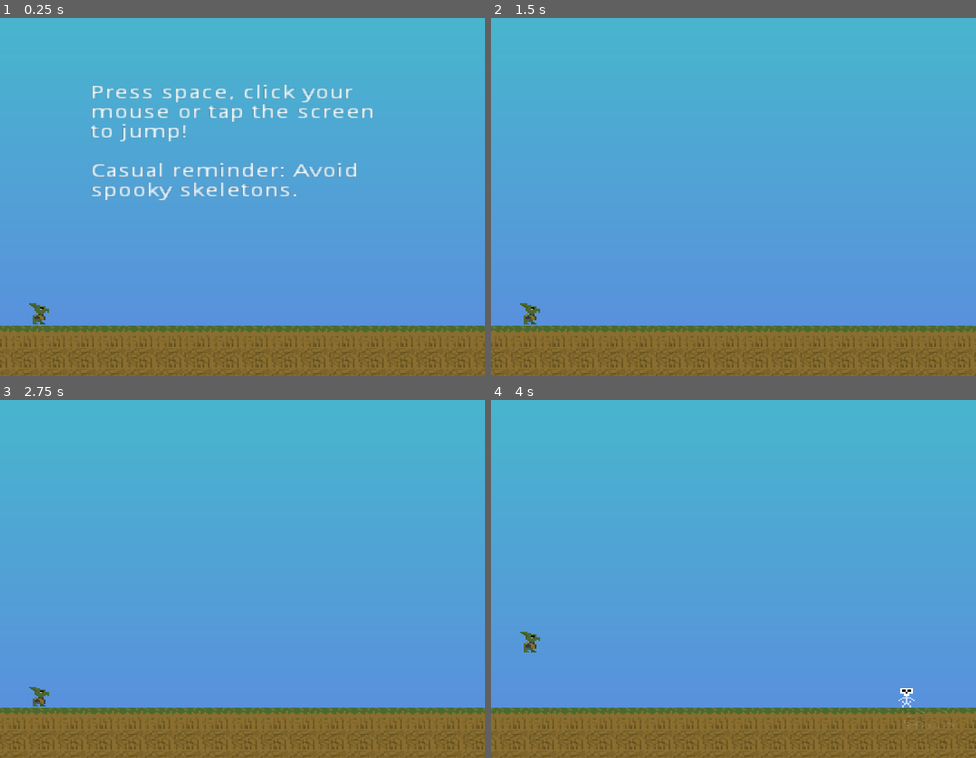
Above: before the commit, frames 1-4 (two rows, left to right).
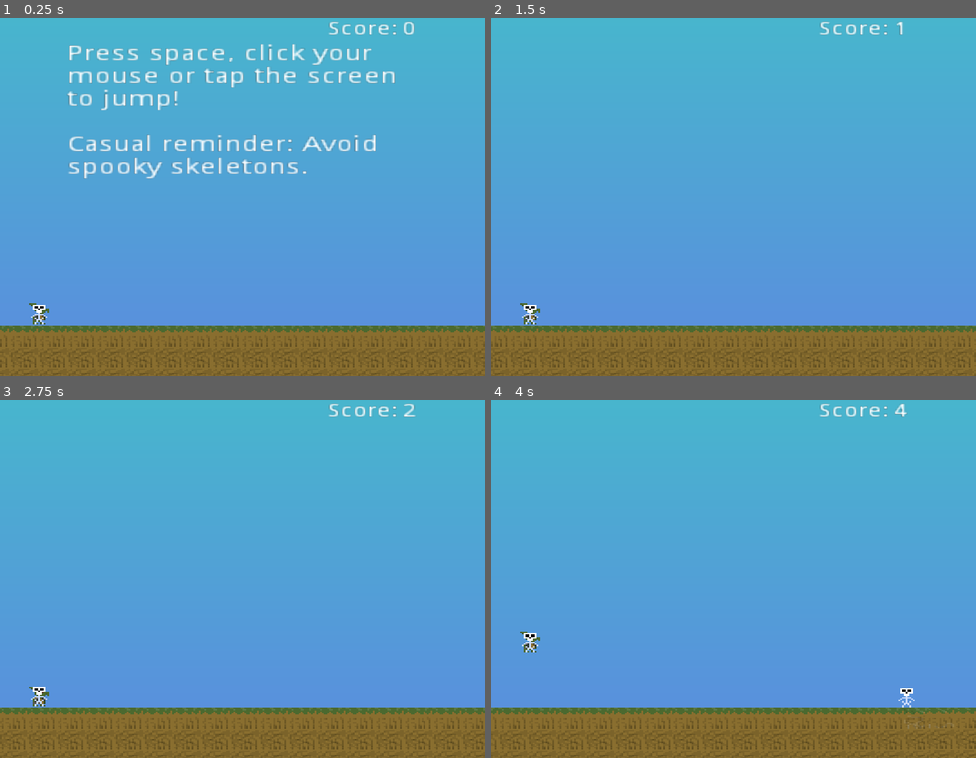
Above: after the commit, the same moments.

Repository: charlestietjen/goblin-runner
Game: Godot game, scene res://Game.tscn
Two runs of this game, one before a commit and one after it. Both use one fixed random seed, a clock stepped at 60 frames per second and the inputs below.
Inputs:
- Up to frame 1 (0.25 s): no input
- Up to frame 2 (1.5 s): tap Space (jump) at 0.5, 0.6, 0.77, 1.07, 1.35 s
- Up to frame 3 (2.75 s): tap Space (jump) at 1.52, 1.82, 2.1 s
- Up to frame 4 (4 s): tap Space (jump) at 2.85, 3.02, 3.32, 3.6, 3.77 s

The runs differ from the first frame. In frame 1, 7.8% of the frame differs, in the area x 6-86%, y 1-86%; in frame 2, 0.3%; in frame 3, 0.3%; in frame 4, 0.3%.

Commit message:
implemented score, added elevated obstacles

Diff:
--- a/Game.tscn
+++ b/Game.tscn
@@ -1,8 +1,10 @@
-[gd_scene load_steps=10 format=2]
+[gd_scene load_steps=12 format=2]
 
 [ext_resource path="res://goblin.tscn" type="PackedScene" id=1]
 [ext_resource path="res://platformScene.tscn" type="PackedScene" id=2]
 [ext_resource path="res://GameController.gd" type="Script" id=3]
+[ext_resource path="res://music/bgm_no_loop.ogg" type="AudioStream" id=4]
+[ext_resource path="res://sfx/hit.wav" type="AudioStream" id=6]
 
 [sub_resource type="RectangleShape2D" id=4]
 extents = Vector2( 10, 114.5 )
@@ -63,10 +65,11 @@
 
 [node name="gameOverLabel" type="RichTextLabel" parent="."]
 visible = false
-margin_left = 60.0
-margin_top = -96.0
-margin_right = 167.0
-margin_bottom = -45.0
+margin_left = 44.0
+margin_top = -117.0
+margin_right = 151.0
+margin_bottom = -66.0
+rect_scale = Vector2( 1.381, 1.331 )
 custom_colors/default_color = Color( 1, 0, 0, 1 )
 text = "Game Over :(
 
@@ -86,13 +89,35 @@
 action = "jump"
 
 [node name="startInstructions" type="RichTextLabel" parent="."]
-margin_left = 28.0
-margin_top = -166.0
-margin_right = 203.0
-margin_bottom = -60.0
+margin_left = 15.0
+margin_top = -197.0
+margin_right = 190.0
+margin_bottom = -91.0
+rect_scale = Vector2( 1.162, 1.16 )
 text = "Press space, click your mouse or tap the screen to jump!
 
 Casual reminder: Avoid spooky skeletons."
+
+[node name="bgmPlayer" type="AudioStreamPlayer" parent="."]
+stream = ExtResource( 4 )
+volume_db = -10.487
+
+[node name="hit" type="AudioStreamPlayer2D" parent="."]
+stream = ExtResource( 6 )
+
+[node name="scoreLabel" type="Label" parent="."]
+margin_left = 159.0
+margin_top = -215.0
+margin_right = 202.0
+margin_bottom = -201.0
+text = "Score: "
+
+[node name="scoreCount" type="Label" parent="."]
+margin_left = 200.0
+margin_top = -215.0
+margin_right = 240.0
+margin_bottom = -201.0
+text = "0"
 
 [connection signal="area_entered" from="platformEnd" to="." method="_on_platformEnd_area_entered"]
 [connection signal="area_exited" from="platformStart" to="." method="_on_platformStart_area_exited"]
--- a/GameController.gd
+++ b/GameController.gd
@@ -2,14 +2,17 @@
 
 onready var platform_scene = preload("res://platformScene.tscn")
 onready var skeleton_scene = preload("res://skeleton.tscn")
+onready var looped_bgm = preload("res://music/bgm_no_loop.ogg")
 export var gameSpeed = 0
 var difficultyLevel = 1.0
+var spawnAdjust = 0.0
 var gameActive = false
 var gameOver = false
 var start = 30
 var end = -90
 onready var random = RandomNumberGenerator.new()
 var rSeed = 213
+var score = 0
 #var platform = platform_scene.instance()
 
 # Called when the node enters the scene tree for the first time.
@@ -25,6 +28,10 @@
 func spawnSkeleton():
 	var skeleton = skeleton_scene.instance()
 	$obstacleEntry.call_deferred("add_child", skeleton)
+	var variationRoll = random.randi_range(0, 5)
+	if variationRoll > 3:
+		skeleton.get_node('Sprite').set('frame', 1)
+		skeleton.position.y -= 30
 
 
 # Called every frame. 'delta' is the elapsed time since the previous frame.
@@ -39,6 +46,7 @@
 		gameActive = true
 		$spawnTimer.start()
 		$difficultyStep.start()
+		$bgmPlayer.play()
 
 
 func _on_platformStart_area_exited(_area):
@@ -52,14 +60,22 @@
 	$player.get_node('sprite').visible = not visible
 	$player.get_node('deathSprite').visible = visible
 	$gameOverLabel.visible = visible
+	$spawnTimer.stop()
+	$difficultyStep.stop()
+	$hit.play()
 	gameOver = true
 
 
 
 func _on_spawnTimer_timeout():
 	var skeletonRoll = random.randf_range(0.0, 10.00)
-	if skeletonRoll <= difficultyLevel:
+	if skeletonRoll + spawnAdjust <= difficultyLevel:
+		spawnAdjust = 0.0
 		spawnSkeleton()
+	else:
+		spawnAdjust -= 0.5
+	score += int(1.0 * difficultyLevel)
+	$scoreCount.text = str(score)
 
 
 func _on_difficultyStep_timeout():
@@ -67,4 +83,4 @@
 		gameSpeed -= 0.1
 	if difficultyLevel < 8:
 		difficultyLevel += 0.2
-	print('gamespeed: ',gameSpeed,'difficultylevel: ', difficultyLevel)
+#	print('gamespeed: ',gameSpeed,'difficultylevel: ', difficultyLevel)
--- a/goblin.tscn
+++ b/goblin.tscn
@@ -1,8 +1,9 @@
-[gd_scene load_steps=11 format=2]
+[gd_scene load_steps=12 format=2]
 
 [ext_resource path="res://sprite/goblin.png" type="Texture" id=1]
 [ext_resource path="res://runnerController.gd" type="Script" id=2]
 [ext_resource path="res://sprite/obstacle.png" type="Texture" id=3]
+[ext_resource path="res://sfx/jump.wav" type="AudioStream" id=4]
 
 [sub_resource type="CapsuleShape2D" id=1]
 radius = 6.0
@@ -91,5 +92,8 @@
 cast_to = Vector2( 0, 5 )
 
 [node name="deathSprite" type="Sprite" parent="."]
-visible = false
 texture = ExtResource( 3 )
+hframes = 2
+
+[node name="jump" type="AudioStreamPlayer2D" parent="."]
+stream = ExtResource( 4 )
--- a/runnerController.gd
+++ b/runnerController.gd
@@ -19,6 +19,7 @@
 	if !is_on_floor():
 		velocity.y += gravity
 	if is_on_floor() && Input.is_action_just_pressed("jump"):
+		$jump.play()
 		velocity.y += jumpStrength
 	if is_on_floor():
 		$AnimationTree.set('parameters/move_state/current', 1)
@@ -27,9 +28,9 @@
 	velocity = move_and_slide(velocity, Vector2.UP)
 
 
-func _on_obstacleEntry_body_entered(body):
-	print(body)
-
-
-func _on_skeleton_body_entered(body):
-	print(body) # Replace with function body.
+#func _on_obstacleEntry_body_entered(body):
+#	print(body)
+#
+#
+#func _on_skeleton_body_entered(body):
+#	print(body) # Replace with function body.
--- a/skeleton.tscn
+++ b/skeleton.tscn
@@ -15,3 +15,4 @@
 
 [node name="Sprite" type="Sprite" parent="."]
 texture = ExtResource( 1 )
+hframes = 2
Not shown, added: music/bgm.ogg.import
Not shown, added: music/bgm_no_loop.ogg.import
Binary file changed: sprite/obstacle.png
Not shown, changed: dist/goblinRunner.html
Not shown, changed: dist/goblinRunner.pck
Not shown, added: music/bgm.ogg
Not shown, added: music/bgm_no_loop.ogg
Not shown, added: sfx/hit.wav
Not shown, added: sfx/jump.wav
